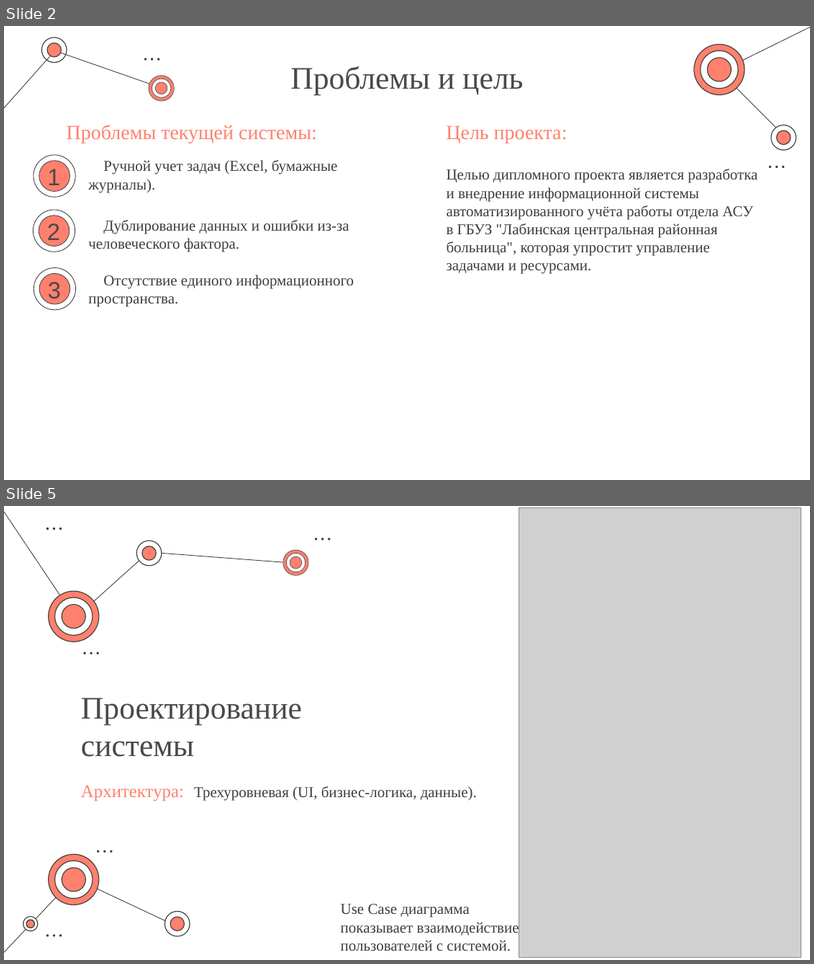
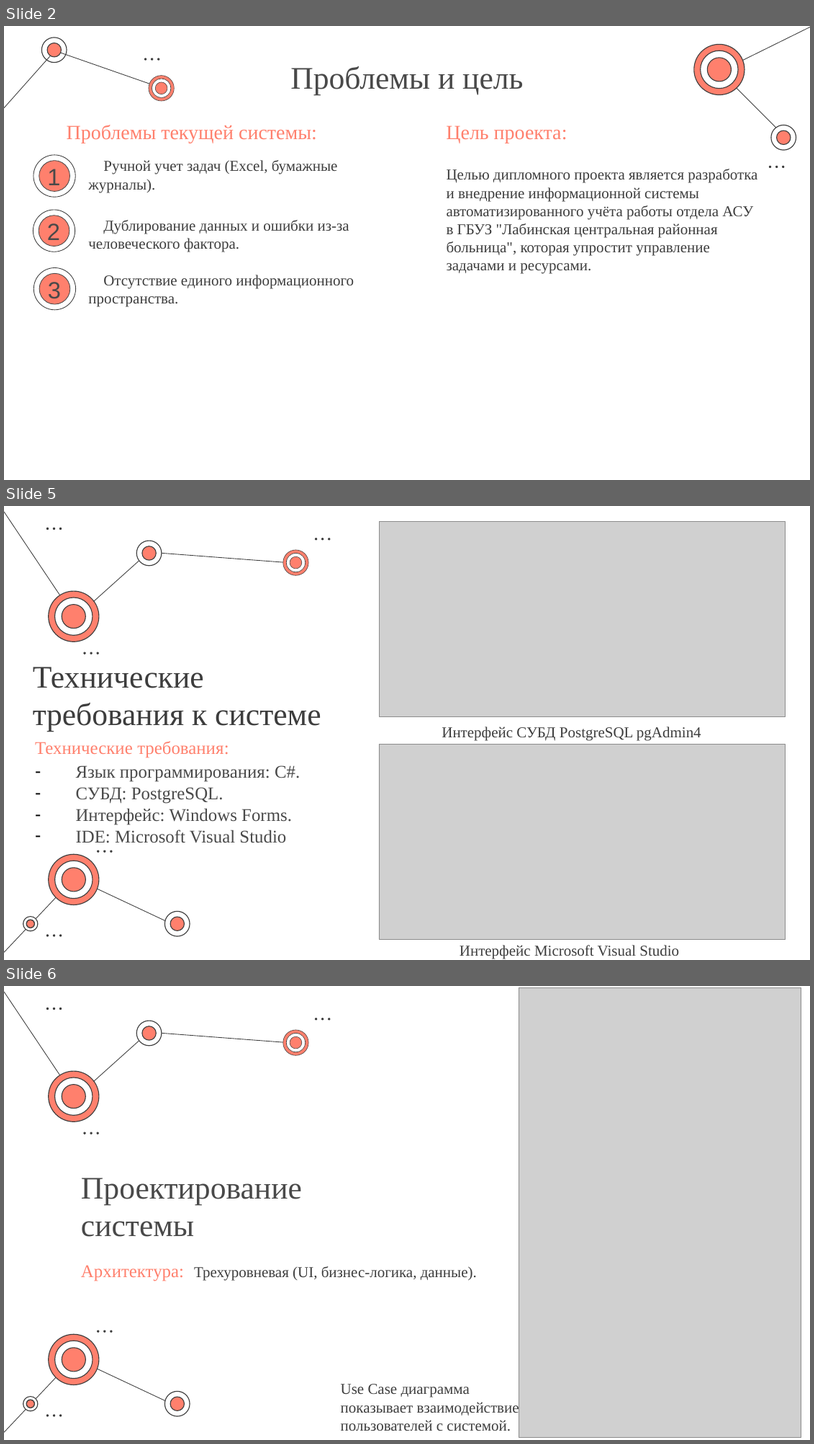
Before and after one commit to KaliShau/CSWT-CSharp, a slide deck: Презентация на защиту.pptx. Shown one above the other, each under a label of ours: slides 2 and 5 before the commit, slides 2, 5 and 6 after it; the slides between them are not shown. The pictures are 814x964 and 814x1444 pixels, drawn with LibreOffice and Linux fonts; fonts in the diff are those of the drawing; grey boxes stand for pictures. Boxes give left, top, right and bottom in pixels: in the first picture for what was removed or moved away, otherwise in the second. Text is boxed around its words. In the diff, an @@ line names an element or a change of style, - is before the commit and + after.

```diff
--- a/Презентация на защиту.pptx
+++ b/Презентация на защиту.pptx
@@ slide 5 added at bbox=[4, 506, 810, 960], background #FFFFFF; not listed: 50 template elements that a slide beside it also shows @@
@@ picture added at bbox=[379, 521, 785, 716] @@
@@ title added at bbox=[33, 667, 321, 731], 37.4 pt, text #3D3D3D @@
+Технические требования к системе
@@ text added at bbox=[35, 741, 229, 758], 21.4 pt, text #FF806D @@
+Технические требования:
@@ text added at bbox=[442, 726, 702, 740], 18 pt, text #3D3D3D @@
+Интерфейс СУБД PostgreSQL pgAdmin4
@@ picture added at bbox=[379, 744, 786, 939] @@
@@ text added at bbox=[76, 765, 300, 843], 21.4 pt, text #494949 @@
+– Язык программирования: C#.
+– СУБД: PostgreSQL.
+– Интерфейс: Windows Forms.
+– IDE: Microsoft Visual Studio
@@ text added at bbox=[460, 944, 679, 958], 18 pt, text #3D3D3D @@
+Интерфейс Microsoft Visual Studio
@@ what was slide 5 is now slide 6 @@
```
Also in this commit, not shown: 4 slides changed, 1 other slide added, 4 other files.
